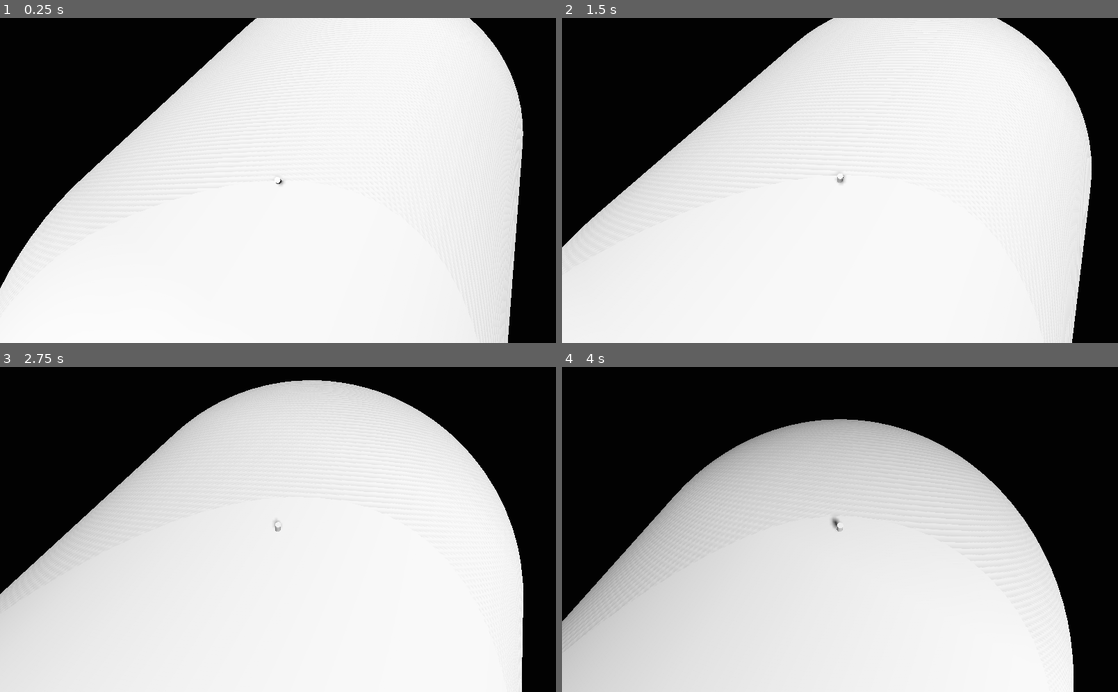
Above: before the commit, frames 1-4 (two rows, left to right).
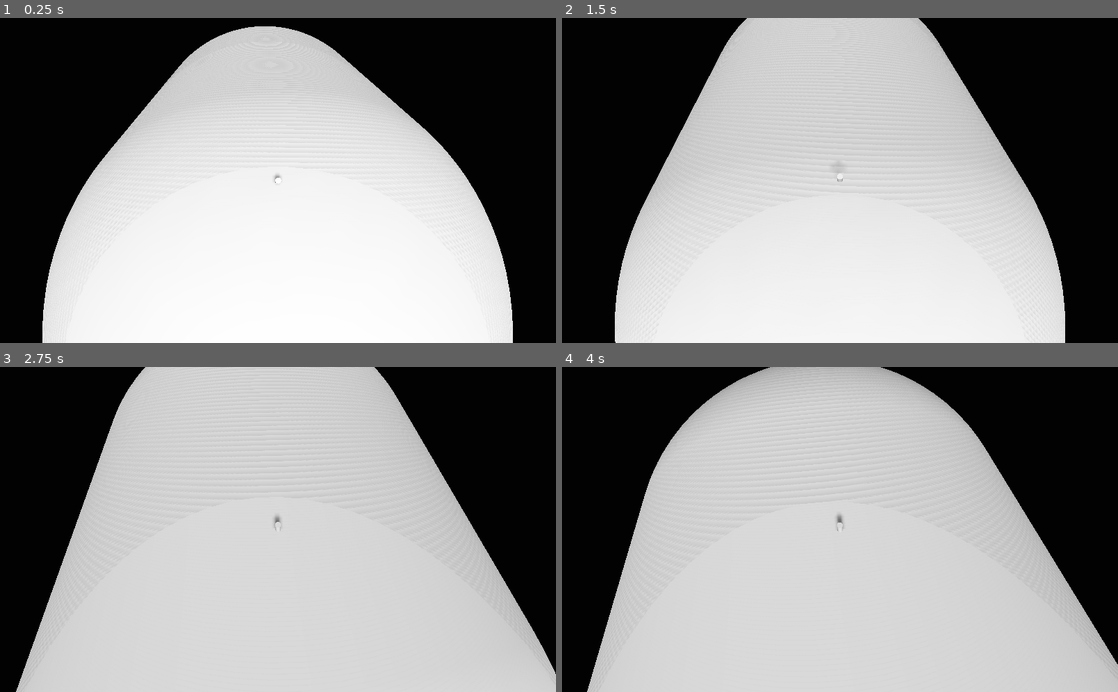
Above: after the commit, the same moments.

Repository: Ivorforce/Godot4-Custom-Gravity
Game: Godot game, scene res://scene/PillScene.tscn
Two runs of this game, one before a commit and one after it. Both use one fixed random seed, a clock stepped at 60 frames per second and the inputs below. This scene is started directly instead of the project's main scene.
Inputs (mouse positions are in pixels of both pictures, inside the frame that each line leads up to):
- Up to frame 1 (0.25 s): no input
- Up to frame 2 (1.5 s): move the mouse to (867, 180) at 0.52 s; hold W (forward) from 0.53 s (still down); tap Space (jump) at 0.77 s; move the mouse to (812, 180) at 1.27 s
- Up to frame 3 (2.75 s): keep holding W (forward); tap Space (jump) at 1.52 s; move the mouse to (289, 523) at 2.02 s
- Up to frame 4 (4 s): keep holding W (forward); move the mouse to (834, 536) at 2.77 s; tap Space (jump) at 3.02, 3.77 s; move the mouse to (878, 532) at 3.52 s

The runs differ from the first frame. In frame 1, 23% of the frame differs, in the area x 0-95%, y 0-100%; in frame 2, 39%; in frame 3, 53%, in the area x 0-100%, y 0-100%; in frame 4, 33%.

Commit message:
Angle objects better against the sun.

Diff:
--- a/scene/PillScene.tscn
+++ b/scene/PillScene.tscn
@@ -24,10 +24,10 @@
 [node name="Spatial" type="Spatial"]
 
 [node name="Player" parent="." instance=ExtResource( 1 )]
-transform = Transform( 0.999894, 0, 0, 0, 0.999894, 0, 0, 0, 0.999894, 0.000900745, 53.1832, 0.068177 )
+transform = Transform( 0.999894, 0, 0, 0, 0.999894, 0, 0, 0, 0.999894, 0.000900745, 63.7099, 0.068177 )
 
 [node name="Planet" type="StaticBody" parent="."]
-transform = Transform( 0.871975, 0.125103, -0.473295, 0.0738639, 0.922108, 0.379818, 0.483945, -0.366151, 0.794815, 0, 0, 8.27578 )
+transform = Transform( 0.764803, 0.640426, 0.0702159, -0.465575, 0.474058, 0.747334, 0.445326, -0.604254, 0.660728, 0, 0, 8.27578 )
 
 [node name="Mesh" type="MeshInstance" parent="Planet"]
 mesh = SubResource( 3 )
@@ -50,14 +50,14 @@
 script = ExtResource( 4 )
 start_radius = 2.0
 
-[node name="Light" type="Spatial" parent="."]
+[node name="Node" type="Node" parent="."]
 
-[node name="Sun" type="DirectionalLight" parent="Light"]
+[node name="Sun" type="DirectionalLight" parent="Node"]
 transform = Transform( 1, 0, 0, 0, -4.37114e-08, 1, 0, -1, -4.37114e-08, -0.454285, 129.014, -0.860413 )
 shadow_enabled = true
 
-[node name="BakedLightmap" type="BakedLightmap" parent="Light"]
+[node name="BakedLightmap" type="BakedLightmap" parent="Node"]
 extents = Vector3( 20, 10, 30 )
 
-[node name="WorldEnvironment" type="WorldEnvironment" parent="Light"]
+[node name="WorldEnvironment" type="WorldEnvironment" parent="Node"]
 environment = ExtResource( 3 )
--- a/scene/PlanetScene.tscn
+++ b/scene/PlanetScene.tscn
@@ -38,7 +38,7 @@
 script = ExtResource( 4 )
 start_radius = 52.0
 
-[node name="Light" type="Spatial" parent="."]
+[node name="Light" type="Node" parent="."]
 
 [node name="Sun" type="DirectionalLight" parent="Light"]
 transform = Transform( 1, 0, 0, 0, -4.37114e-08, 1, 0, -1, -4.37114e-08, -0.454285, 129.014, -0.860413 )
--- a/scene/TechDemo.tscn
+++ b/scene/TechDemo.tscn
@@ -33,7 +33,7 @@
 [node name="Player" parent="." instance=ExtResource( 1 )]
 transform = Transform( 0.999894, 0, 0, 0, -4.37068e-08, -0.999894, 0, 0.999894, -4.37068e-08, 0, 13.7931, -48.7584 )
 
-[node name="Light" type="Spatial" parent="."]
+[node name="Light" type="Node" parent="."]
 
 [node name="Sun" type="DirectionalLight" parent="Light"]
 transform = Transform( -0.707107, -0.5, 0.5, 0, 0.707107, 0.707107, -0.707107, 0.5, -0.5, -0.454285, 72.8008, -0.860413 )
Not shown, changed: scene/TorusScene.tscn
